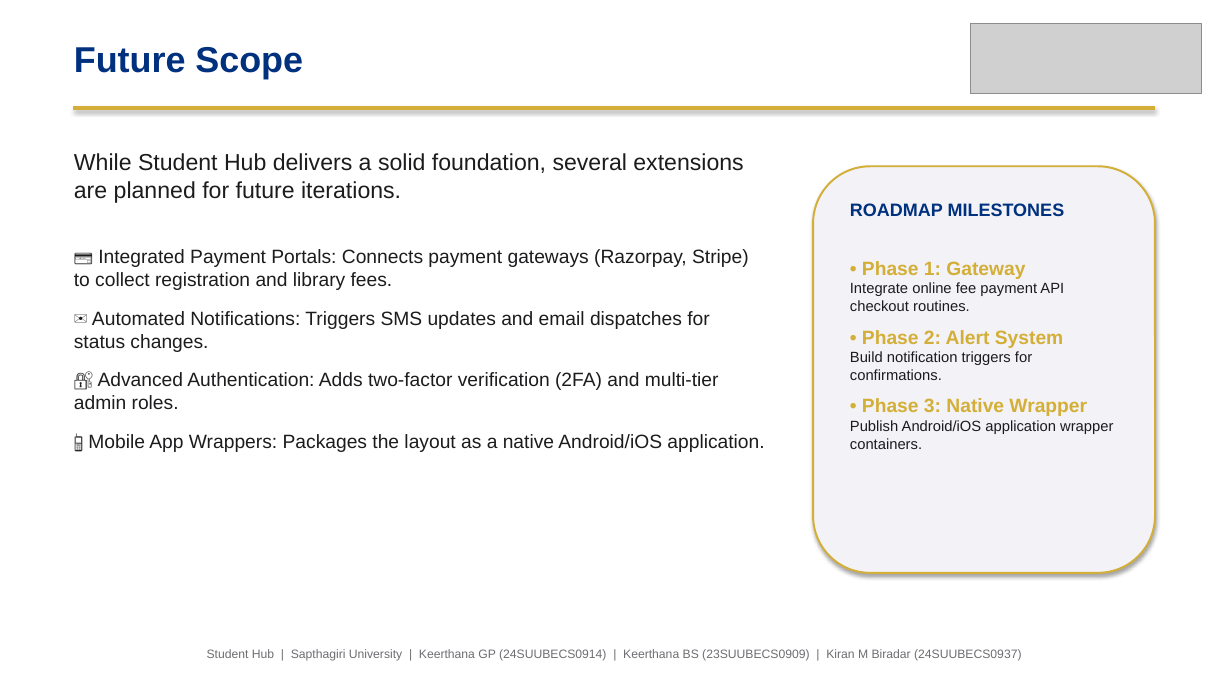
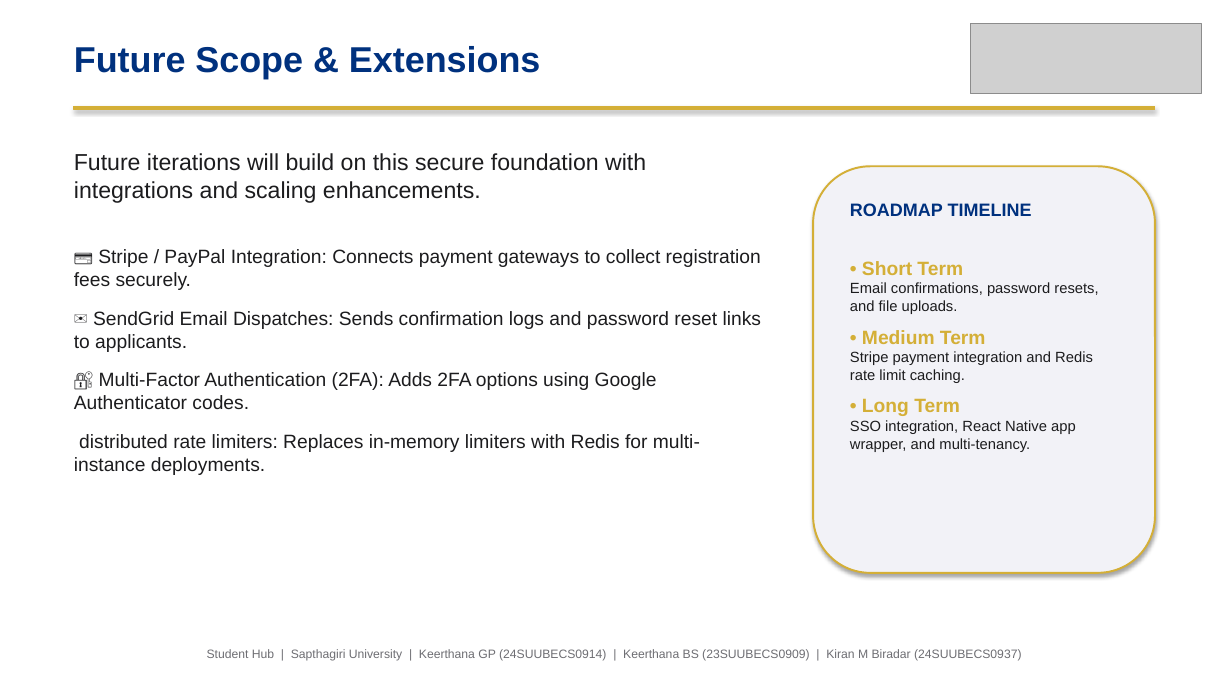
Before and after one commit to kirancodes-dev/Student-Registration, a slide deck: slide 18 of Student_Registration_Presentation.pptx. Drawn at 1232x693 pixels with LibreOffice and Linux fonts; fonts in the diff are those of the drawing; grey boxes stand for pictures. Boxes give left, top, right and bottom in pixels: in the first picture for what was removed or moved away, otherwise in the second. Text is boxed around its words. In the diff, an @@ line names an element or a change of style, - is before the commit and + after.

Commit message:
feat: compile and update 19-slide standard presentation for Student Hub

```diff
--- a/Student_Registration_Presentation.pptx
+++ b/Student_Registration_Presentation.pptx
@@ text at bbox=[74, 46, 540, 79]: text changed @@
-Future Scope
+Future Scope & Extensions
@@ text at bbox=[74, 153, 761, 475]: text changed @@
-While Student Hub delivers a solid foundation, several extensions are planned for future iterations.
-💳 Integrated Payment Portals: Connects payment gateways (Razorpay, Stripe) to collect registration and library fees.
-✉️ Automated Notifications: Triggers SMS updates and email dispatches for status changes.
-🔐 Advanced Authentication: Adds two-factor verification (2FA) and multi-tier admin roles.
-📱 Mobile App Wrappers: Packages the layout as a native Android/iOS application.
+Future iterations will build on this secure foundation with integrations and scaling enhancements.
+💳 Stripe / PayPal Integration: Connects payment gateways to collect registration fees securely.
+✉️ SendGrid Email Dispatches: Sends confirmation logs and password reset links to applicants.
+🔐 Multi-Factor Authentication (2FA): Adds 2FA options using Google Authenticator codes.
+distributed rate limiters: Replaces in-memory limiters with Redis for multi-instance deployments.
@@ text at bbox=[850, 203, 1098, 452]: text changed @@
-ROADMAP MILESTONES
-• Phase 1: Gateway
-Integrate online fee payment API checkout routines.
-• Phase 2: Alert System
-Build notification triggers for confirmations.
-• Phase 3: Native Wrapper
-Publish Android/iOS application wrapper containers.
+ROADMAP TIMELINE
+• Short Term
+Email confirmations, password resets, and file uploads.
+• Medium Term
+Stripe payment integration and Redis rate limit caching.
+• Long Term
+SSO integration, React Native app wrapper, and multi-tenancy.
```
Also in this commit, not shown: 17 other slides changed, 1 other file.
